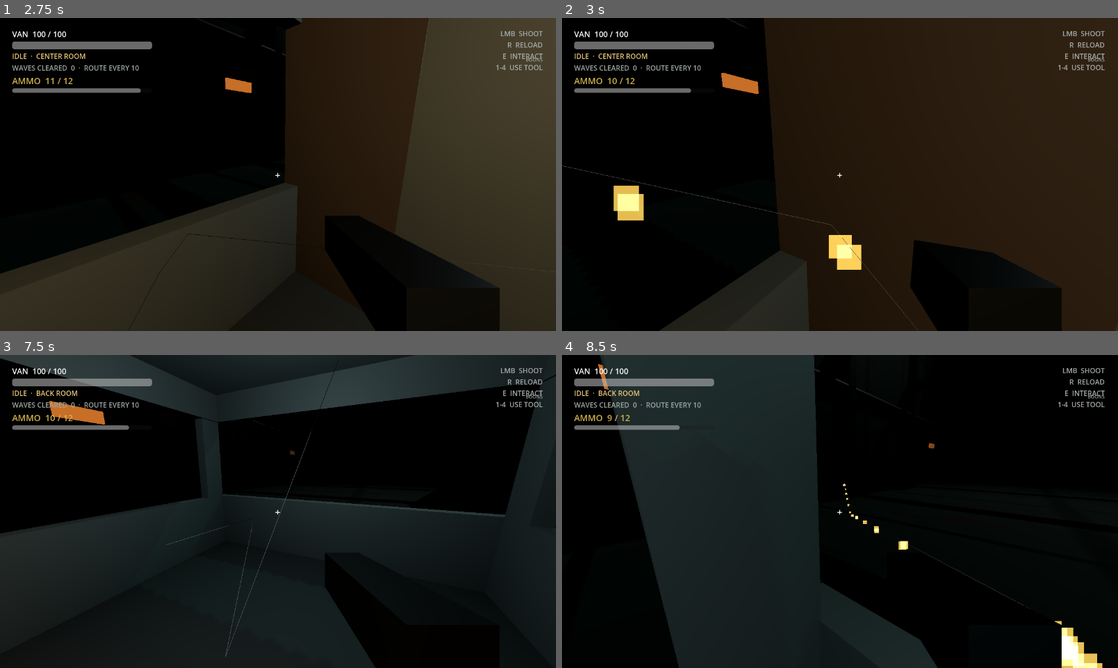
Above: before the commit, frames 1-4 (two rows, left to right).
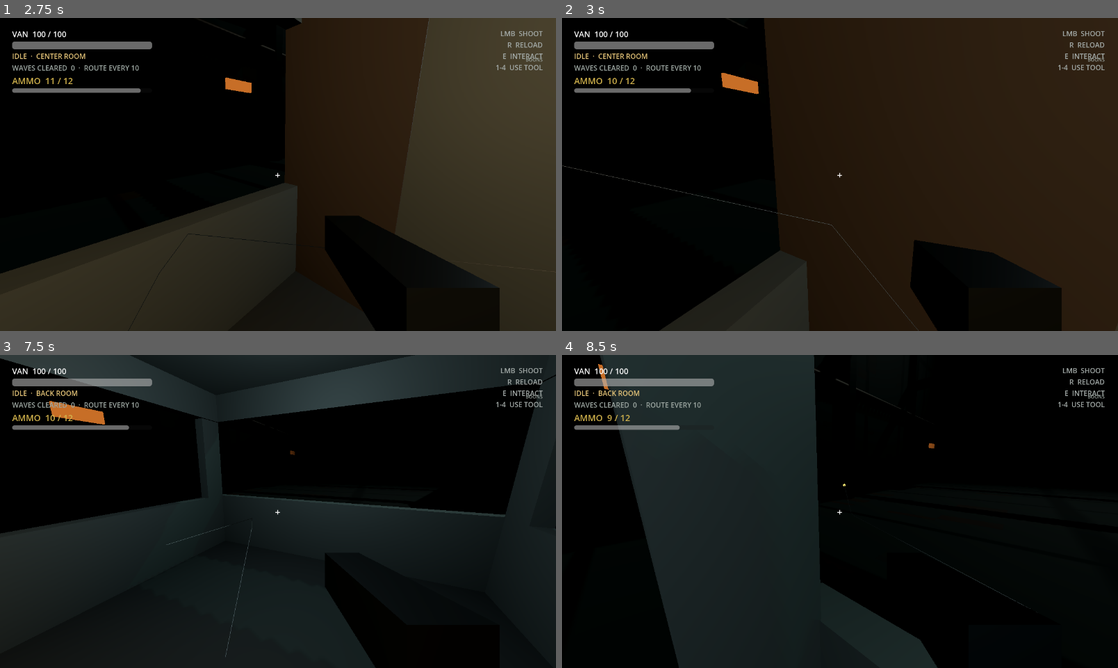
Above: after the commit, the same moments.

Repository: SebastianFreitas/van-gunner
Game: Godot game, scene res://scenes/boot/boot.tscn
Two runs of this game, one before a commit and one after it. Both use one fixed random seed, a clock stepped at 60 frames per second and the inputs below.
Inputs (mouse positions are in pixels of both pictures, inside the frame that each line leads up to):
- Up to frame 1 (2.75 s): tap Enter at 0.5 s; move the mouse to (400, 158) at 0.52 s; press the mouse at (400, 158) at 0.53 s; hold D (move_right) 0.53-1.25 s; release the mouse at (400, 158) at 1.25 s; click "SLOT 1 · NEW RUN" at 1.25 s; tap Space at 2 s; move the mouse to (250, 174) at 2.02 s; hold W (move_forward) from 2.03 s (still down); tap E (interact) at 2.1 s; click (250, 174) at 2.3 s
- Up to frame 2 (3 s): keep holding W (move_forward); move the mouse to (851, 168) at 2.77 s; press the mouse at (851, 168) at 2.78 s
- Up to frame 3 (7.5 s): move the mouse to (272, 517) at 3.52 s; release the mouse at (272, 517) at 3.53 s; tap 1 (use_slot_1) at 3.6 s; click (272, 517) at 3.8 s; tap Enter at 4.25, 5.75 s; move the mouse to (316, 514) at 4.27 s; hold 2 (use_slot_2) 4.28-5.03 s; click (316, 514) at 4.55 s; tap R (reload) at 4.9 s; tap Space at 5, 6.5 s; move the mouse to (233, 508) at 5.02 s; tap 3 (use_slot_3) at 5.1 s; click (233, 508) at 5.3 s; move the mouse to (283, 511) at 5.77 s; hold 4 (use_slot_4) 5.78-6.53 s; click (283, 511) at 6.05 s; move the mouse to (255, 505) at 6.52 s; release W (move_forward) at 6.53 s; hold D (move_right) 6.53-7.28 s; tap Tab at 6.6 s; click (255, 505) at 6.8 s; move the mouse to (305, 511) at 7.27 s; press the mouse at (305, 511) at 7.28 s; hold W (move_forward) from 7.28 s (still down)
- Up to frame 4 (8.5 s): keep holding W (move_forward); move the mouse to (812, 511) at 8.02 s; release the mouse at (812, 511) at 8.03 s; tap E (interact) at 8.1 s; click (812, 511) at 8.3 s

Frame 1 is identical in both runs. In frame 2, 1.1% of the frame differs, in the area x 9-54%, y 53-81%; in frame 3, less than 0.1%; in frame 4, 0.7%.

Commit message:
Simplify pooled projectiles to raycast-only hits and line trails.
Remove CPUParticles smoke and Area3D overlap checks so heavy fire stays cheap without changing boon damage handling.

Co-authored-by: Cursor <cursoragent@cursor.com>

Diff:
--- a/scenes/combat/projectile.tscn
+++ b/scenes/combat/projectile.tscn
@@ -20,19 +20,6 @@
 radius = 0.06
 height = 0.12
 
-[sub_resource type="StandardMaterial3D" id="TrailMaterial"]
-transparency = 1
-blend_mode = 1
-shading_mode = 0
-albedo_color = Color(1, 0.82, 0.35, 0.9)
-billboard_mode = 3
-particles_anim_h_frames = 1
-particles_anim_v_frames = 1
-particles_anim_loop = false
-
-[sub_resource type="QuadMesh" id="TrailQuad"]
-size = Vector2(0.08, 0.08)
-
 [node name="Projectile" type="Area3D"]
 collision_layer = 0
 collision_mask = 7
@@ -48,24 +35,3 @@
 
 [node name="TrailLine" type="MeshInstance3D" parent="."]
 script = ExtResource("2")
-
-[node name="Trail" type="CPUParticles3D" parent="."]
-emitting = true
-amount = 28
-lifetime = 0.28
-preprocess = 0.08
-explosiveness = 0.02
-randomness = 0.1
-local_coords = false
-emission_shape = 1
-emission_sphere_radius = 0.03
-direction = Vector3(0, 0, -1)
-spread = 6.0
-gravity = Vector3(0, 0, 0)
-initial_velocity_min = 0.2
-initial_velocity_max = 0.8
-scale_amount_min = 0.5
-scale_amount_max = 1.1
-color = Color(1, 0.78, 0.28, 0.95)
-mesh = SubResource("TrailQuad")
-material_override = SubResource("TrailMaterial")
--- a/scripts/combat/projectile.gd
+++ b/scripts/combat/projectile.gd
@@ -31,7 +31,6 @@
 var _gravity: float = ProjectSettings.get_setting("physics/3d/default_gravity", 9.8)
 
 var _bullet_mesh: MeshInstance3D
-var _trail: CPUParticles3D
 var _trail_line: MeshInstance3D
 
 
@@ -57,16 +56,11 @@
 	bounce_speed_retention = stats.bounce_speed_retention
 	bounce_damage_retention = stats.bounce_damage_retention
 	_collision_mask = collision_mask
-	_ensure_trail_visuals()
+	_ensure_trail_line()
 	_apply_size(stats.bullet_size)
 	_update_trail()
-	if _trail:
-		_trail.emitting = true
-		_trail.direction = -direction.normalized()
 	if _bullet_mesh:
 		_bullet_mesh.show()
-	monitoring = true
-	monitorable = false
 	show()
 
 
@@ -78,10 +72,6 @@
 	velocity = Vector3.ZERO
 	damage_info = null
 	owner_rid = RID()
-	monitoring = false
-	monitorable = false
-	if _trail:
-		_trail.emitting = false
 	if _trail_line and _trail_line.has_method("clear_points"):
 		_trail_line.call("clear_points")
 	if _bullet_mesh:
@@ -100,8 +90,8 @@
 func _ready() -> void:
 	_bullet_mesh = get_node_or_null("BulletMesh") as MeshInstance3D
 	_collision_mask = collision_mask
-	body_entered.connect(_on_body_entered)
-	area_entered.connect(_on_area_entered)
+	monitoring = false
+	monitorable = false
 
 
 func _physics_process(delta: float) -> void:
@@ -170,8 +160,6 @@
 		_despawn()
 		return
 	_orient_to_velocity()
-	if _trail:
-		_trail.direction = -velocity.normalized()
 
 
 func _update_trail() -> void:
@@ -202,54 +190,25 @@
 		_bullet_mesh.scale = Vector3.ONE * maxf(size * 22.0, 1.0)
 
 
-func _ensure_trail_visuals() -> void:
-	if not _trail_line or not is_instance_valid(_trail_line):
-		_trail_line = get_node_or_null("TrailLine") as MeshInstance3D
-		if not _trail_line:
-			_trail_line = MeshInstance3D.new()
-			_trail_line.name = &"TrailLine"
-			_trail_line.set_script(preload("res://scripts/combat/bullet_trail.gd"))
-			add_child(_trail_line)
+func _ensure_trail_line() -> void:
+	if _trail_line and is_instance_valid(_trail_line):
 		if _trail_line.has_method("clear_points"):
 			_trail_line.call("clear_points")
-
-	if not _trail or not is_instance_valid(_trail):
-		_trail = get_node_or_null("Trail") as CPUParticles3D
-		if not _trail:
-			_trail = ProjectilePool.duplicate_trail_template()
-			_trail.name = &"Trail"
-			add_child(_trail)
-
-
-func _detach_trail_visuals() -> void:
+		return
+	_trail_line = get_node_or_null("TrailLine") as MeshInstance3D
+	if not _trail_line:
+		_trail_line = MeshInstance3D.new()
+		_trail_line.name = &"TrailLine"
+		_trail_line.set_script(preload("res://scripts/combat/bullet_trail.gd"))
+		add_child(_trail_line)
+	if _trail_line.has_method("clear_points"):
+		_trail_line.call("clear_points")
+
+
+func _detach_trail_line() -> void:
 	if _trail_line and is_instance_valid(_trail_line) and _trail_line.has_method("detach_and_fade"):
 		_trail_line.call("detach_and_fade", TRAIL_FADE_SECONDS)
 		_trail_line = null
-
-	if _trail and is_instance_valid(_trail):
-		_trail.emitting = false
-		var trail := _trail
-		_trail = null
-		var scene := get_tree().current_scene
-		if scene and trail.get_parent():
-			var world_xform := trail.global_transform
-			trail.get_parent().remove_child(trail)
-			scene.add_child(trail)
-			trail.global_transform = world_xform
-			var lifetime := trail.lifetime + 0.08
-			get_tree().create_timer(lifetime).timeout.connect(trail.queue_free)
-
-
-func _on_body_entered(body: Node3D) -> void:
-	if _can_ricochet_off(body):
-		return
-	_resolve_hit(body)
-
-
-func _on_area_entered(area: Area3D) -> void:
-	if _can_ricochet_off(area):
-		return
-	_resolve_hit(area)
 
 
 func _resolve_hit(collider: Node) -> void:
@@ -266,8 +225,6 @@
 			bonus_phys = BoonCombat.modify_outgoing_damage(damage_info, traits, collider)
 			explosion_radius = BoonCombat.modify_explosion_radius(explosion_radius, damage_info, traits)
 	_has_hit = true
-	set_deferred("monitoring", false)
-	set_deferred("monitorable", false)
 	if damage_info:
 		damage_info.explosion_radius = explosion_radius
 		DamageResolver.apply_hit(damage_info, collider)
@@ -304,8 +261,6 @@
 	var keep_alive := BoonCombat.should_keep_alive_after_hit(traits, damage_info, self)
 	if keep_alive:
 		_has_hit = false
-		set_deferred("monitoring", true)
-		set_deferred("monitorable", false)
 		return
 	_despawn()
 
@@ -314,6 +269,6 @@
 	if _despawning:
 		return
 	_despawning = true
-	_detach_trail_visuals()
+	_detach_trail_line()
 	despawned.emit(_has_hit)
 	ProjectilePool.release(self)
--- a/scripts/combat/projectile_pool.gd
+++ b/scripts/combat/projectile_pool.gd
@@ -9,21 +9,12 @@
 
 var _pool: Array[Projectile] = []
 var _holder: Node3D
-var _trail_template: CPUParticles3D
 
 
 func _ready() -> void:
 	_holder = Node3D.new()
 	_holder.name = "PooledProjectiles"
 	add_child(_holder)
-
-	var template := _PROJECTILE_SCENE.instantiate() as Projectile
-	_trail_template = template.get_node_or_null("Trail") as CPUParticles3D
-	if _trail_template:
-		_trail_template.reparent(self)
-		_trail_template.name = "TrailTemplate"
-		_trail_template.emitting = false
-	template.free()
 
 	for _i in INITIAL_POOL_SIZE:
 		_pool.append(_create_projectile())
@@ -63,12 +54,6 @@
 		projectile.queue_free()
 
 
-func duplicate_trail_template() -> CPUParticles3D:
-	if not _trail_template:
-		return CPUParticles3D.new()
-	return _trail_template.duplicate() as CPUParticles3D
-
-
 func _create_projectile() -> Projectile:
 	var projectile := _PROJECTILE_SCENE.instantiate() as Projectile
 	_holder.add_child(projectile)
Not shown: 1 places in scenes/combat/projectile.tscn that only renumber resources
